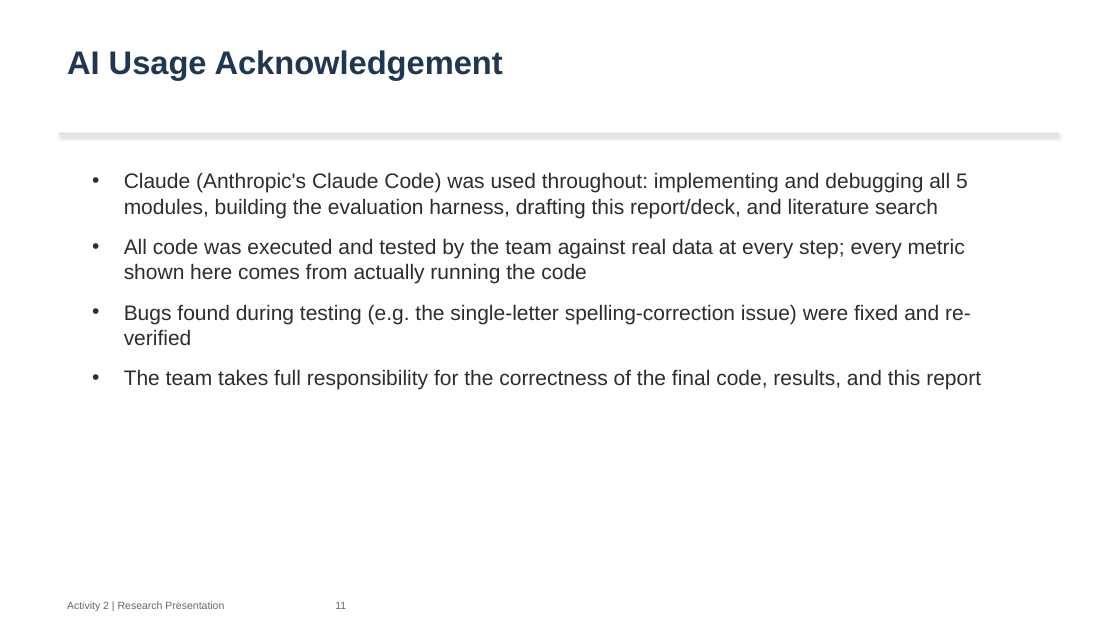
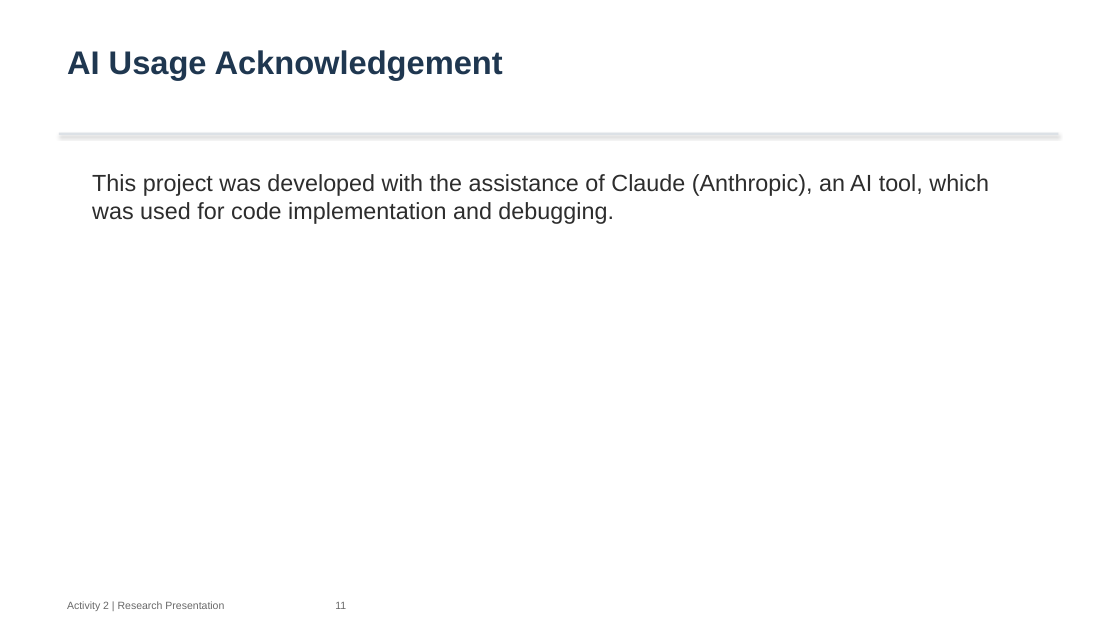
Before and after one commit to AnoonMR/Writing-Assistant, a slide deck: slide 11 of report/Activity_2_Presentation.pptx. Drawn at 1120x630 pixels with LibreOffice and Linux fonts; fonts in the diff are those of the drawing. Boxes give left, top, right and bottom in pixels: in the first picture for what was removed or moved away, otherwise in the second. Text is boxed around its words. In the diff, an @@ line names an element or a change of style, - is before the commit and + after.

```diff
--- a/report/Activity_2_Presentation.pptx
+++ b/report/Activity_2_Presentation.pptx
@@ text at [92,174,989,224]: text changed; size 18 to 20 pt @@
-• Claude (Anthropic's Claude Code) was used throughout: implementing and debugging all 5 modules, building the evaluation harness, drafting this report/deck, and literature search
-• All code was executed and tested by the team against real data at every step; every metric shown here comes from actually running the code
-• Bugs found during testing (e.g. the single-letter spelling-correction issue) were fixed and re-verified
-• The team takes full responsibility for the correctness of the final code, results, and this report
+This project was developed with the assistance of Claude (Anthropic), an AI tool, which was used for code implementation and debugging.
```
Also in this commit, not shown: 3 other files.
